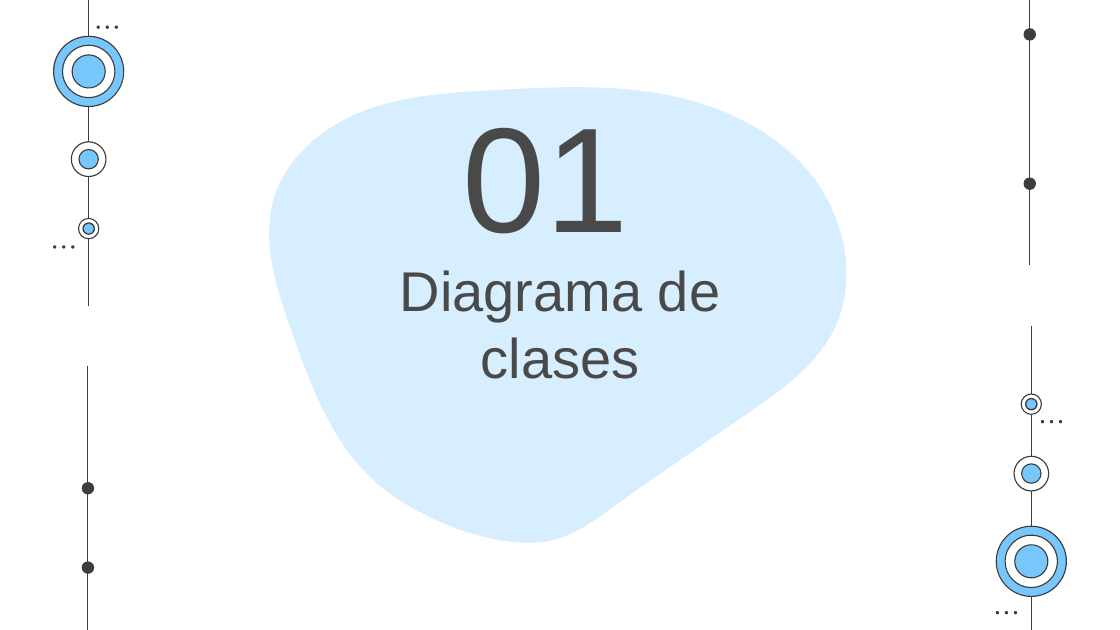
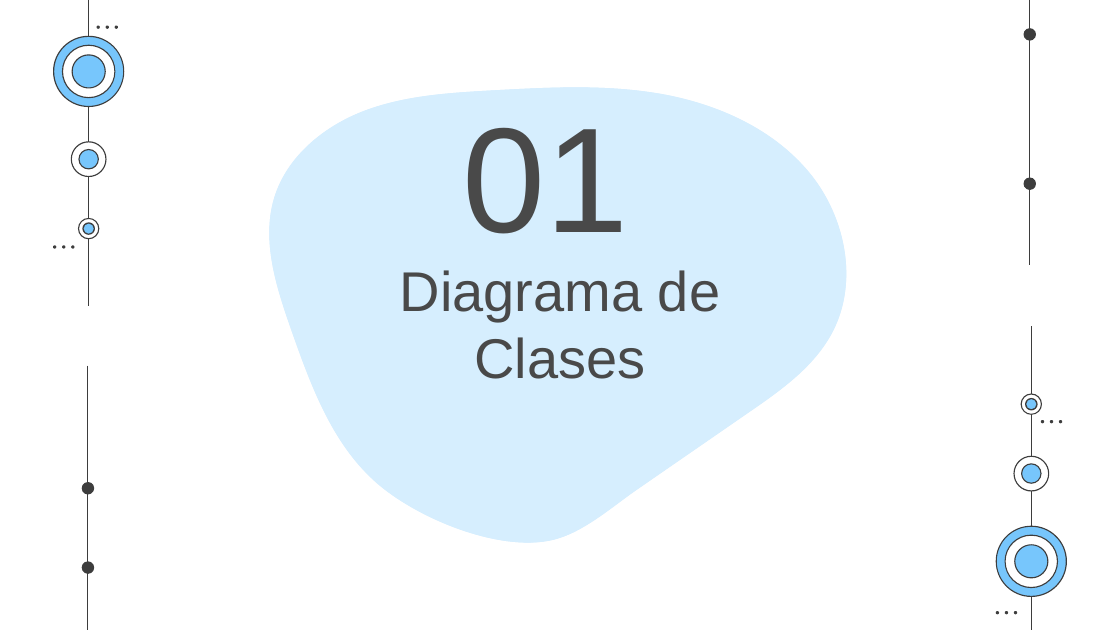
Before and after one commit to elias-gill-UNA/Compartido, a slide deck: slide 4 of parcial2/PresentacionSegundoParcial.pptx (slide 5 before the commit). Drawn at 1120x630 pixels with LibreOffice and Linux fonts; fonts in the diff are those of the drawing. Boxes give left, top, right and bottom in pixels: in the first picture for what was removed or moved away, otherwise in the second. Text is boxed around its words. In the diff, an @@ line names an element or a change of style, - is before the commit and + after.

```diff
--- a/parcial2/PresentacionSegundoParcial.pptx
+++ b/parcial2/PresentacionSegundoParcial.pptx
@@ title at <box>400,270,720,379</box>: text changed @@
-Diagrama de clases
+Diagrama de Clases
```
Also in this commit, not shown: 14 other slides changed, 2 slides added, 2 slides removed, 12 other files.
